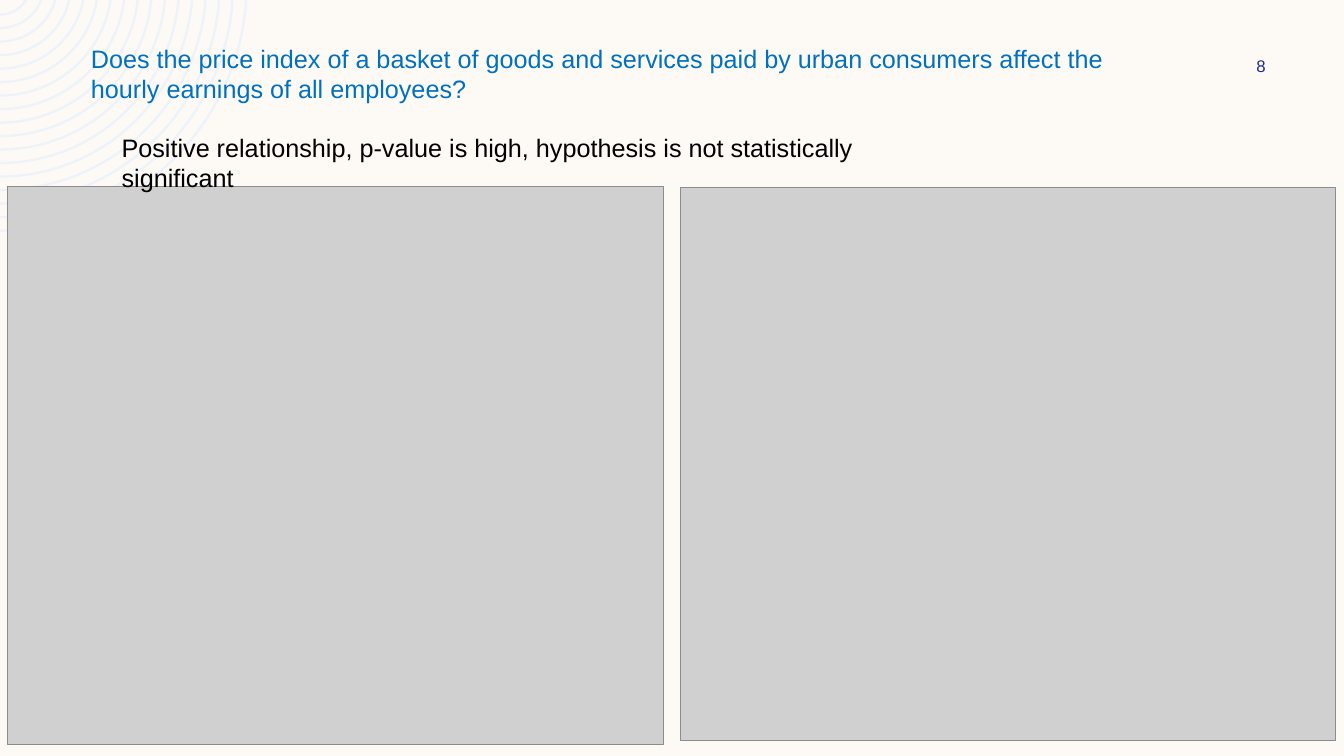
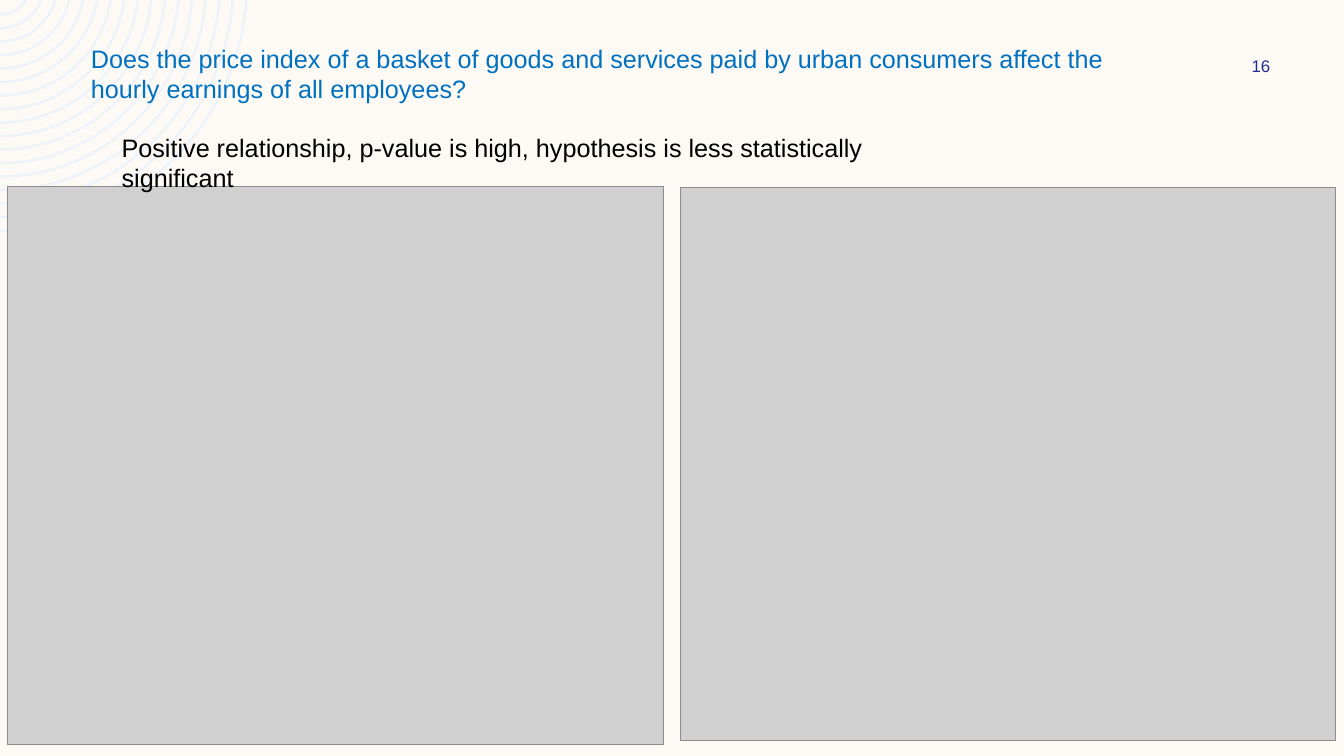
Before and after one commit to gusibis/main, a slide deck: slide 16 of Project_1_Deck.pptx (slide 8 before the commit). Drawn at 1344x756 pixels with LibreOffice and Linux fonts; fonts in the diff are those of the drawing; grey boxes stand for pictures. Boxes give left, top, right and bottom in pixels: in the first picture for what was removed or moved away, otherwise in the second. Text is boxed around its words. In the diff, an @@ line names an element or a change of style, - is before the commit and + after.

```diff
--- a/Project_1_Deck.pptx
+++ b/Project_1_Deck.pptx
@@ page number at box(1252, 60, 1271, 72): text changed @@
-8
+16
@@ text at box(122, 138, 862, 163): text changed @@
-Positive relationship, p-value is high, hypothesis is not statistically significant
+Positive relationship, p-value is high, hypothesis is less statistically significant
```
Also in this commit, not shown: 5 other slides changed, 11 slides added, 3 slides removed, 33 other files.
